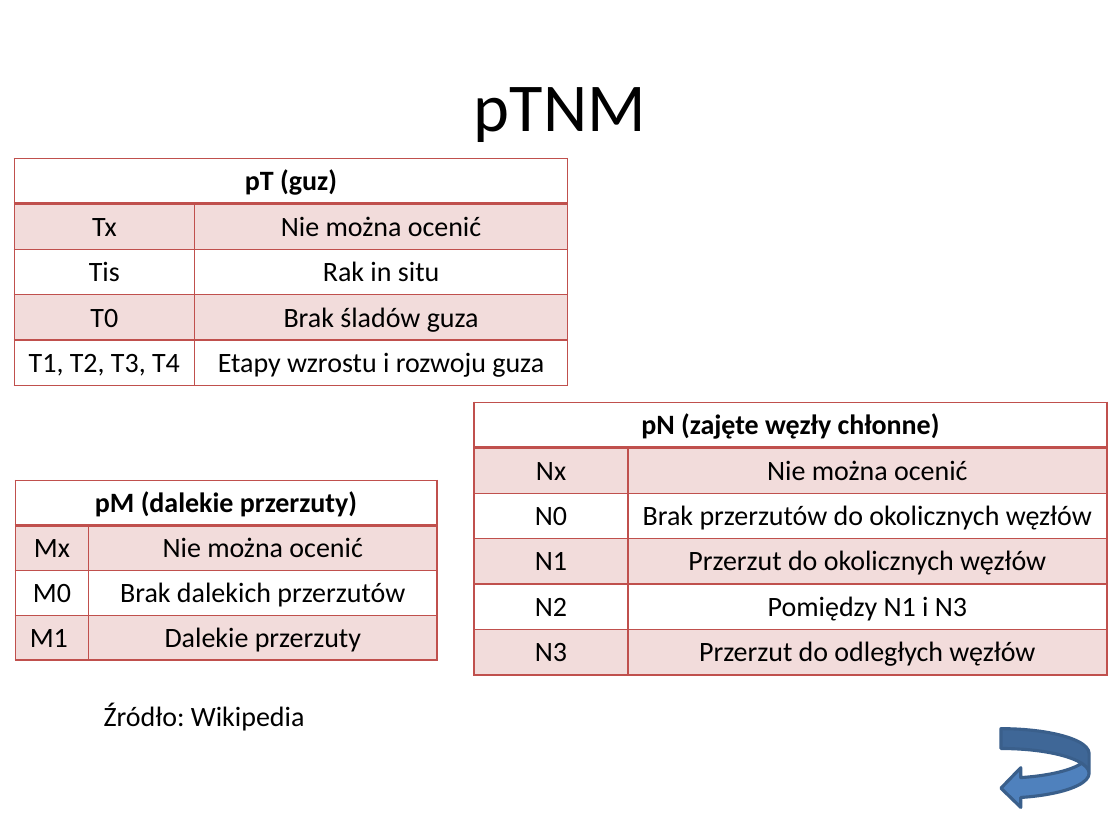
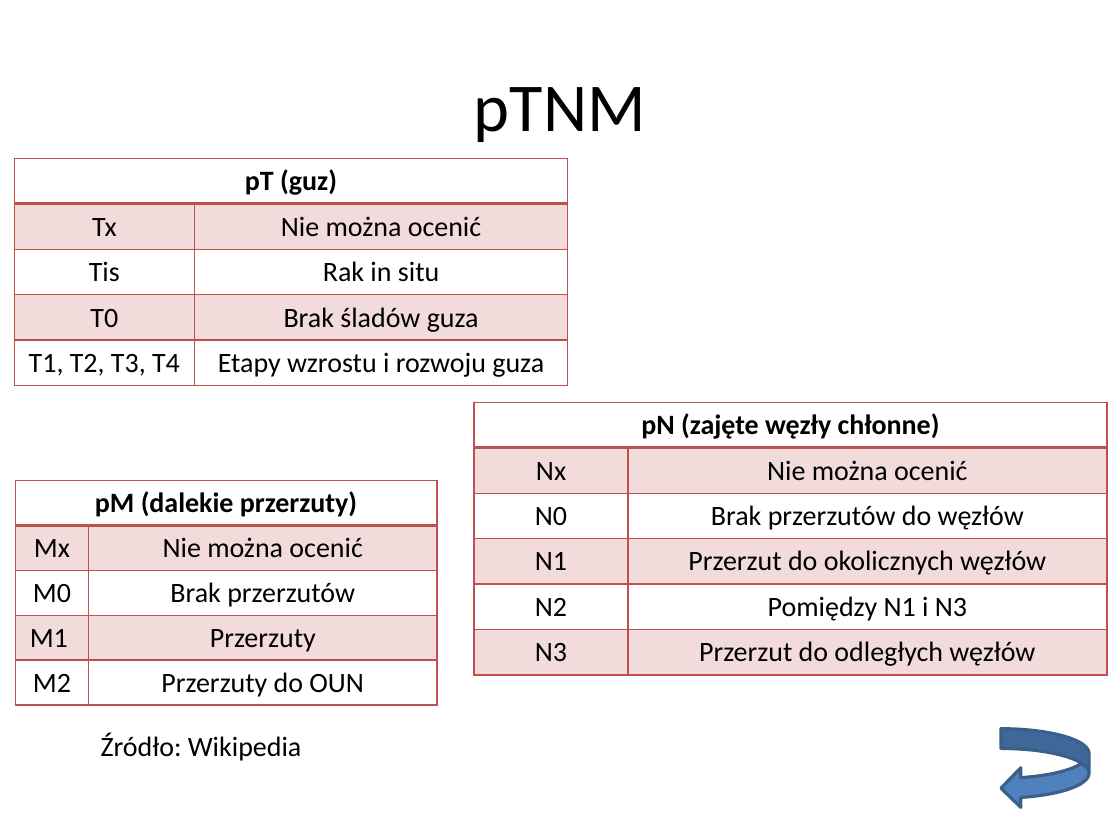
Before and after one commit to empro314/PBB, a slide deck: slide 25 of [1.3] Czy-stan-zapalny-ma-wpływ-na-raka-płuca.pptx. Drawn at 1120x840 pixels with LibreOffice and Linux fonts; fonts in the diff are those of the drawing. Boxes give left, top, right and bottom in pixels: in the first picture for what was removed or moved away, otherwise in the second. Text is boxed around its words. In the diff, an @@ line names an element or a change of style, - is before the commit and + after.

```diff
--- a/[1.3] Czy-stan-zapalny-ma-wpływ-na-raka-płuca.pptx
+++ b/[1.3] Czy-stan-zapalny-ma-wpływ-na-raka-płuca.pptx
@@ table at <box>474,402,1107,674</box> @@
-row 3, column 2: Brak przerzutów do okolicznych węzłów
+row 3, column 2: Brak przerzutów do węzłów
@@ table at <box>16,480,437,704</box> @@
-row 3: M0 | Brak dalekich przerzutów
-row 4: M1 | Dalekie przerzuty
+row 3: M0 | Brak przerzutów
+row 4: M1 | Przerzuty
+row 5: M2 | Przerzuty do OUN
@@ text "Źródło: Wikipedia": place and size @@
-text "Źródło: Wikipedia" at <box>104,703,305,731</box>
+text "Źródło: Wikipedia" at <box>101,733,302,761</box>
```
Also in this commit, not shown: 1 other slide changed.
